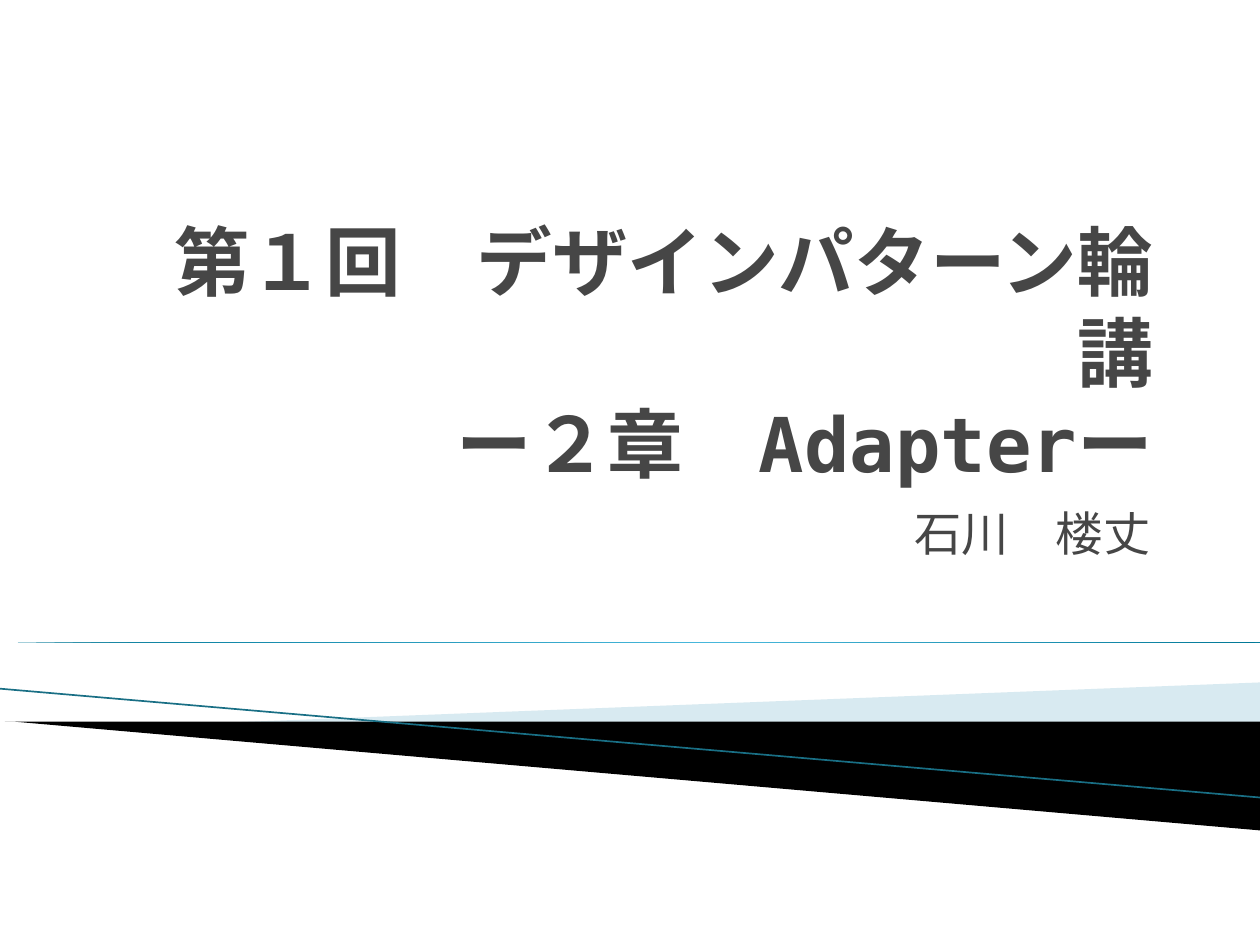
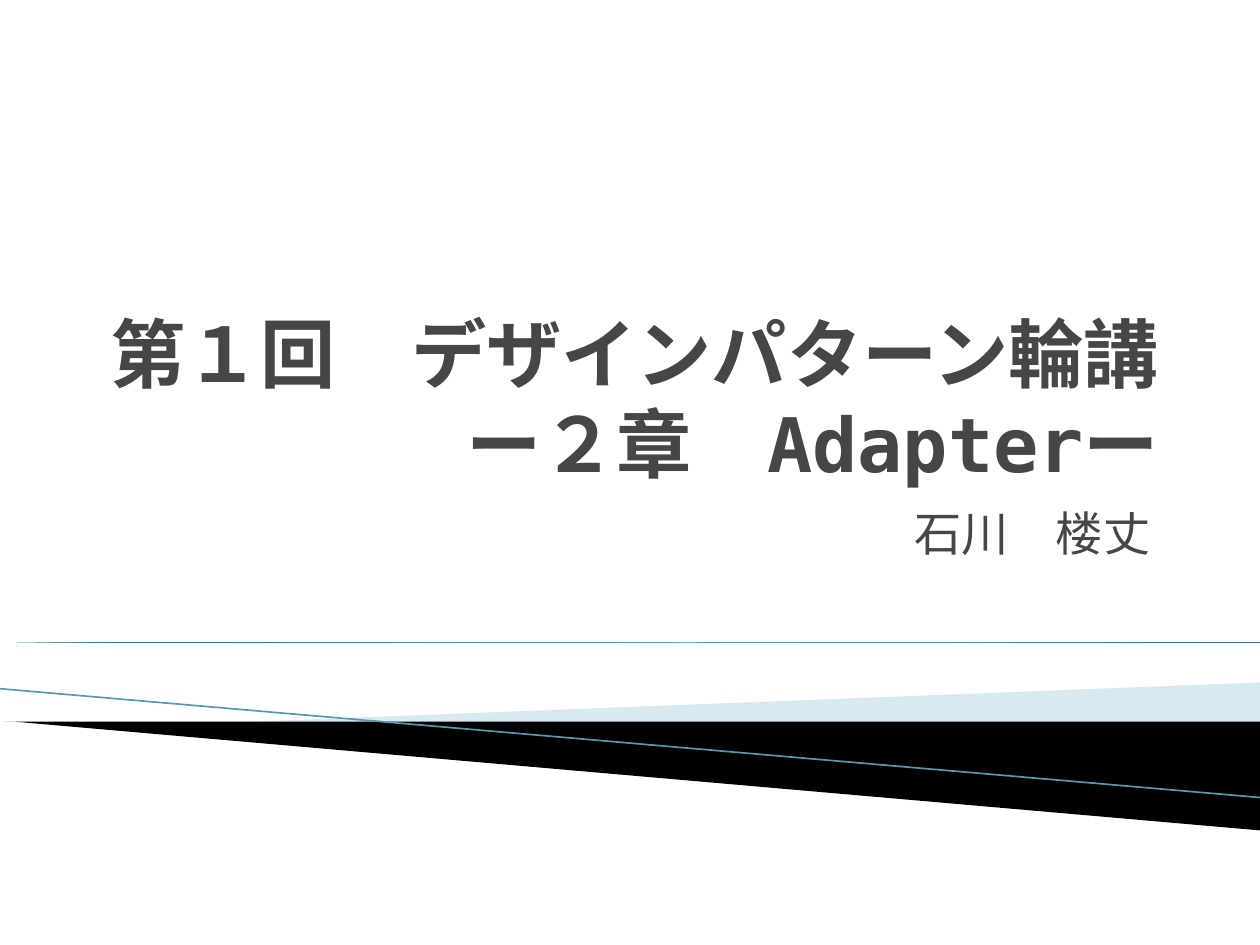
Before and after one commit to Takatymo/Design_Patern, a slide deck: slide 1 of Design_Patern/Adapter.pptx. Drawn at 1260x945 pixels with LibreOffice and Linux fonts; fonts in the diff are those of the drawing; background and template pictures are left out. Boxes give left, top, right and bottom in pixels: in the first picture for what was removed or moved away, otherwise in the second. Text is boxed around its words. In the diff, an @@ line names an element or a change of style, - is before the commit and + after.

```diff
--- a/Design_Patern/Adapter.pptx
+++ b/Design_Patern/Adapter.pptx
@@ title "第１回 デザインパターン輪講 ー２章 Adapterー" at <box>110,317,1159,488</box>: size 43.2 to 43 pt @@
@@ line (0, 689) - (1260, 798): stroke #97C5D8 0.95 pt to #5699AD 0.95 pt @@
@@ freeform shape at <box>233,683,1260,750</box>: fill #A0CBDC at 40% opacity to #9DCADC at 40% opacity @@
```
Also in this commit, not shown: 3 other slides changed, 1 other file.
